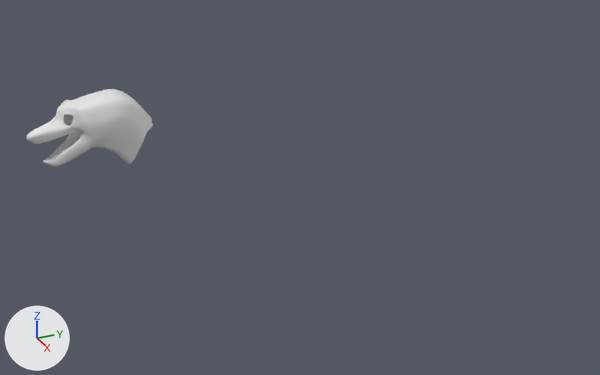
The Blender file Infil-Trainer 2018/Assets/BlendFiles/Character.blend, before and after one commit.
One viewpoint serves both versions: a 50 mm lens placed at (18.24, -3.21, 6.52), pointed at (-0.21, 5.09, -2.7). Every picture has the same lights, and +X, +Y and +Z are marked at lower left.

Before the edit, the objects in view are built like this:
```python
me_plane = bpy.data.meshes.new('Plane')
me_plane.from_pydata(...)  # 247 vertices, 212 faces; spans x 0.0..2.02, y -4.73..5.1, z -4.07..5.78
me_plane.polygons.foreach_set('use_smooth', [True] * 212)
ob_plane = bpy.data.objects.new('Plane', me_plane)
ob_plane.location = (0.0, 0.0, -0.26)
ob_plane.rotation_euler = (1.571, 0.0, 0.0)  # degrees (90, 0, 0)
ob_plane.scale = (0.291, 0.182, 0.291)
_m = ob_plane.modifiers.new('Mirror', 'MIRROR')
_m.use_clip = True
_m = ob_plane.modifiers.new('Subsurf', 'SUBSURF')
_m.levels = 2
```
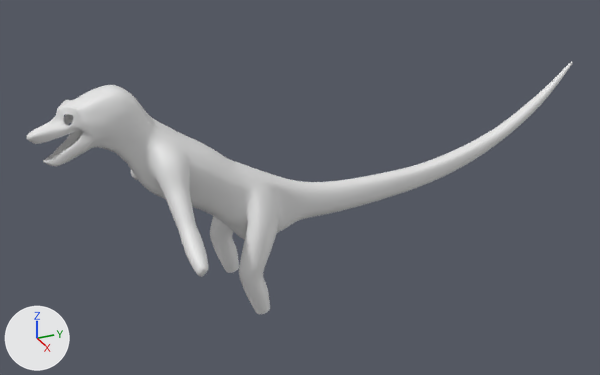
What differs and where, as boxes (x1, y1, x2, y2) in the pictures (600 x 375 px):
'Plane', reshaped (331% wider, 224% taller): before (27, 89, 153, 166); after (27, 62, 573, 314)
part 1 of me_plane, built on: before (74, 89, 152, 163); after (74, 62, 573, 314)

What the commit changed:
me_plane is used by ob_plane; location (0.0, 0.0, -0.26); rotation (1.571, 0.0, 0.0), in degrees (90, 0, 0); scale (0.291, 0.182, 0.291).
me_plane had 247 vertices, 212 faces and spanned x 0.0..2.02, y -4.73..5.1, z -4.07..5.78.
me_plane now has 616 vertices, 564 faces and spans x 0.0..10.69, y -27.88..5.93, z -47.11..5.78.
me_plane part 1: 63 vertices moved from x 0.0..1.97, y -3.54..5.1, z -4.07..1.89 to x 0.0..1.98, y -2.94..5.93, z -4.07..1.82; 369 vertices added at x 0.0..10.69, y -27.88..0.49, z -47.11..-2.37.
